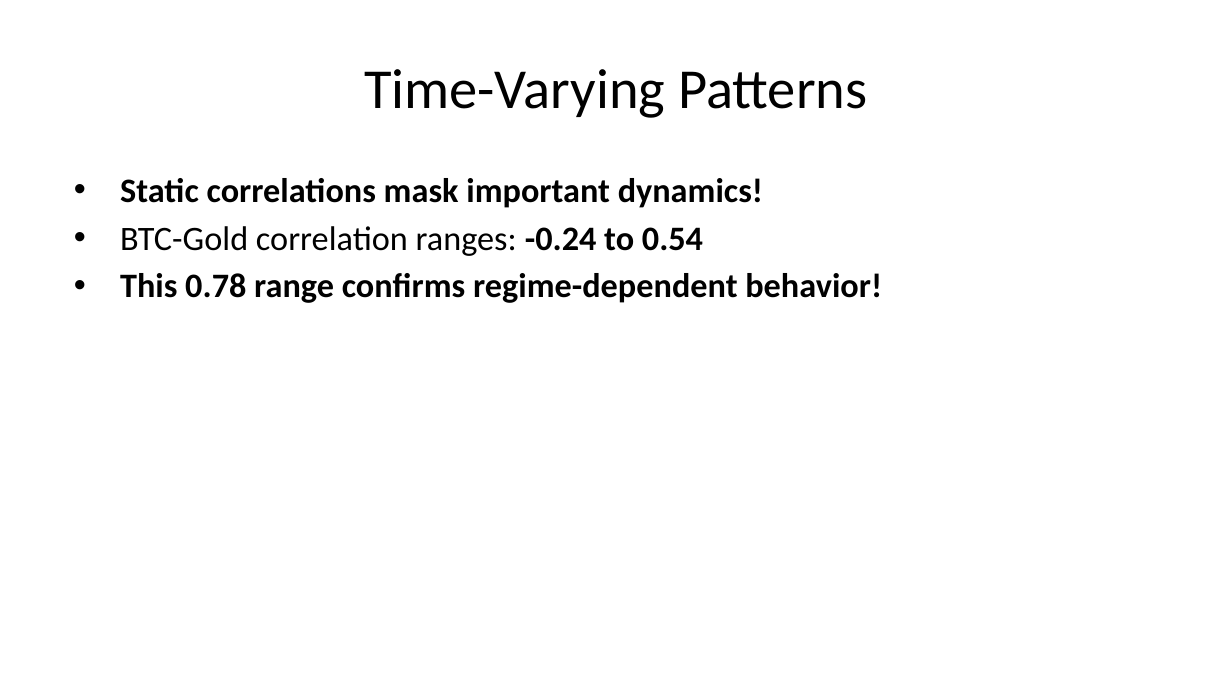
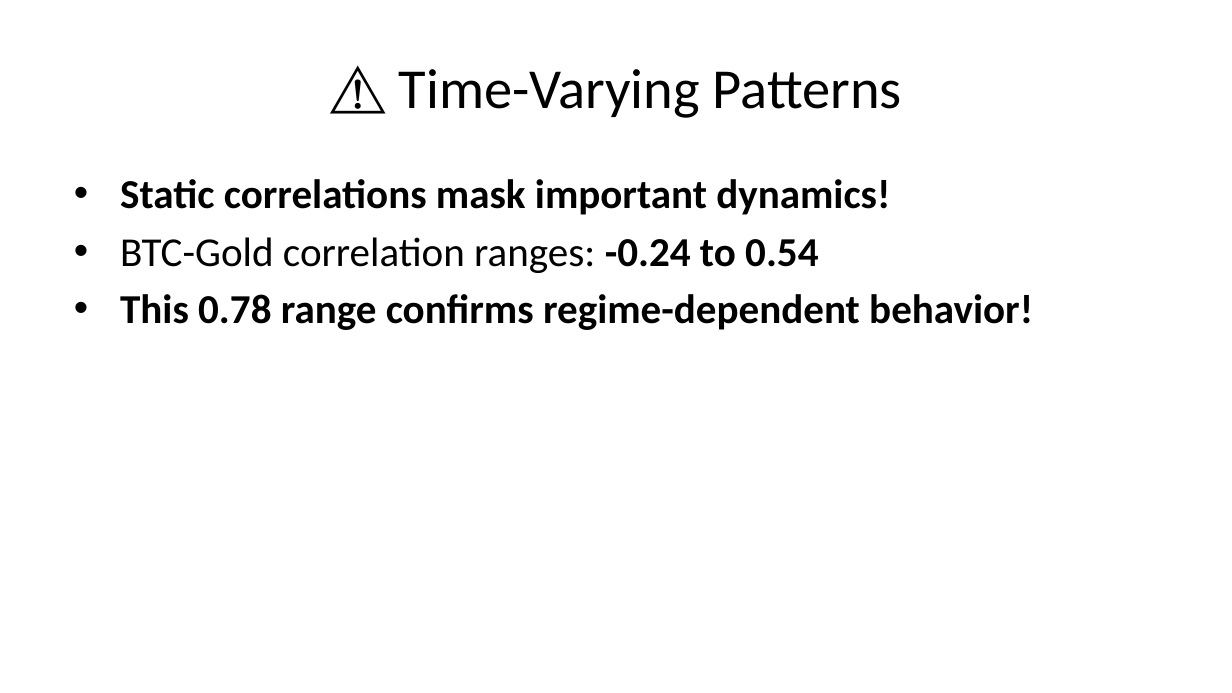
Before and after one commit to SakethKanchi/Cryptocurrency_Commodity_Correlation, a slide deck: slide 19 of presentation.pptx (slide 18 before the commit). Drawn at 1232x693 pixels with LibreOffice and Linux fonts; fonts in the diff are those of the drawing. Boxes give left, top, right and bottom in pixels: in the first picture for what was removed or moved away, otherwise in the second. Text is boxed around its words. In the diff, an @@ line names an element or a change of style, - is before the commit and + after.

```diff
--- a/presentation.pptx
+++ b/presentation.pptx
@@ title at (399,69,902,118): text changed @@
-Time-Varying Patterns
+⚠️ Time-Varying Patterns
@@ text "Static correlations mask important dynamics!" at (120,179,1033,330): size 20 to 24 pt @@
```
Also in this commit, not shown: 33 other slides changed, 14 slides added, 3 slides removed, 11 other files.
